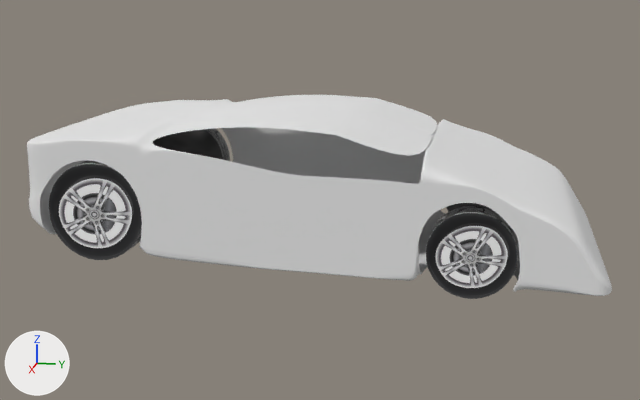
A saved change to the Blender file EV/Practicas/Practica3/p3.blend.
Rendered twice from a camera (50 mm lens) standing at (13.41, 2.67, 3.21) and looking at (-0.25, -0.06, -0.21). Lighting does not change. The marker at lower left points along +X, +Y and +Z.

Names of what the first picture shows: 'Carrocería', 'RuedaDelDer', 'RuedaDelIzq', 'RuedaTrasDer', 'RuedaTrasIzq'.
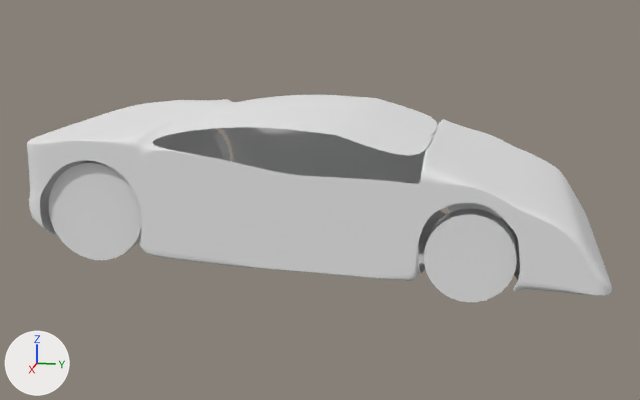
The change in detail:
Material 'Material.001' (mat_material_001) is new.
Its base color is (0.8, 0.8, 0.8) (white #e7e7e7).
me_cylinder_005 has 64 vertices, 34 faces and spans x -1.0..1.0, y -1.0..1.0, z -1.0..1.0.
me_cylinder_005 no longer uses material mat_text2_jpg (picture img_text2_jpg).
me_cylinder_005 now uses material mat_material_001 (white #e7e7e7).
me_cylinder_004 has 64 vertices, 34 faces and spans x -1.0..1.0, y -1.0..1.0, z -1.0..1.0.
me_cylinder_004 no longer uses material mat_text2_jpg (picture img_text2_jpg).
me_cylinder_004 now uses material mat_material_001 (white #e7e7e7).
me_cylinder has 64 vertices, 34 faces and spans x -1.0..1.0, y -1.0..1.0, z -1.0..1.0.
me_cylinder no longer uses material mat_text2_jpg (picture img_text2_jpg).
me_cylinder now uses material mat_material_001 (white #e7e7e7).
Object 'RuedaDelIzq' (ob_ruedadelizq) moves from (-2.23, 2.41, -0.41) to (-2.38, 2.42, -0.42).
Object 'RuedaDelDer' (ob_ruedadelder) moves from (1.51, 2.42, -0.41) to (1.64, 2.4, -0.41).

Boxes (x1, y1, x2, y2) around the edits, measured in the pictures (640 x 400 px):
'RuedaDelDer', recoloured, moved: before (426, 206, 518, 299); after (424, 208, 517, 302)
'RuedaTrasDer', recoloured: (49, 161, 142, 260) in both
'RuedaTrasIzq', recoloured (black to grey): (153, 128, 230, 161) in both
'RuedaDelIzq', moved: before (446, 203, 495, 212); after (447, 203, 502, 218)
